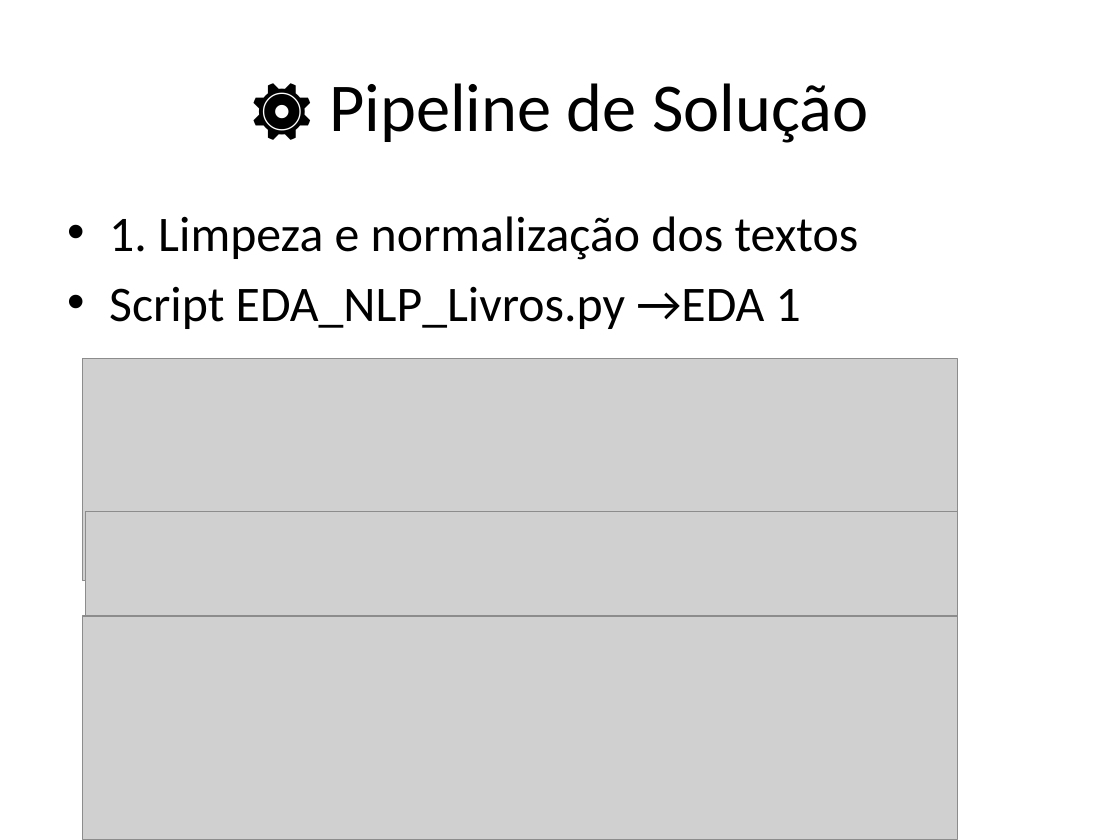
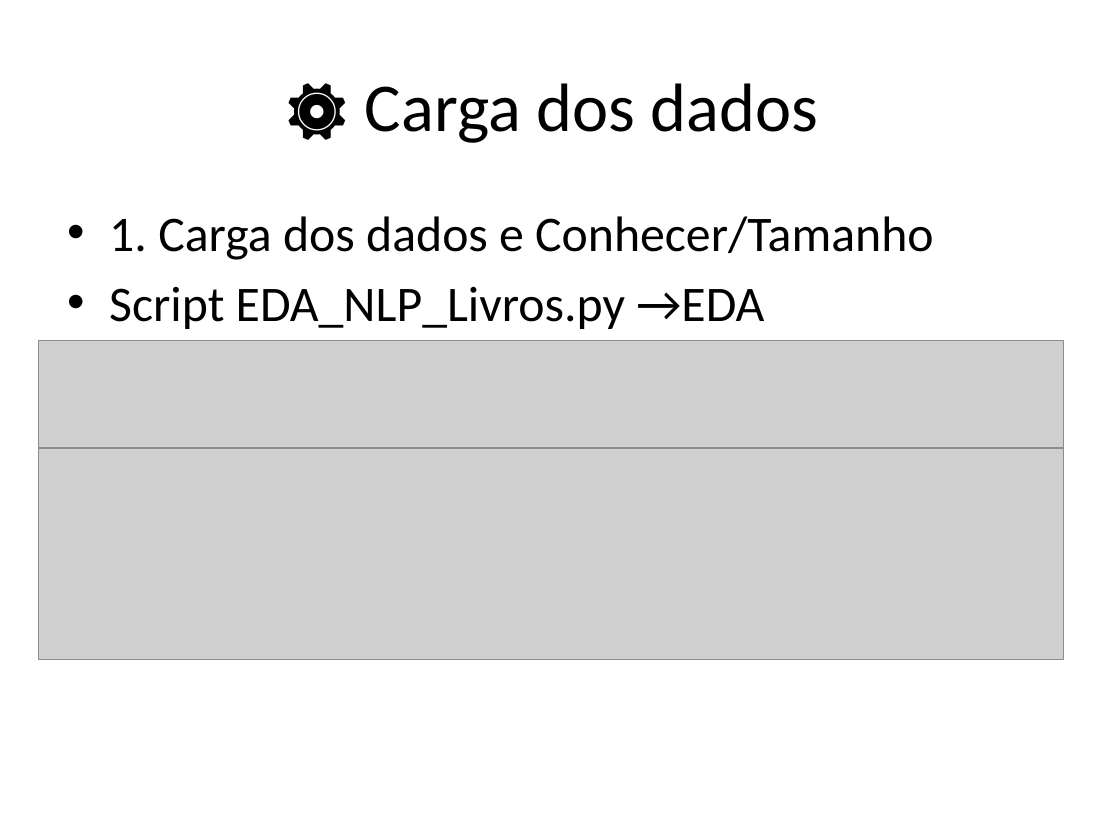
Before and after one commit to agnaldoars/A3Data_Desafio_Livros, a slide deck: slide 4 of Apresentacao_A3Data_Livros.pptx. Drawn at 1120x840 pixels with LibreOffice and Linux fonts; fonts in the diff are those of the drawing; grey boxes stand for pictures. Boxes give left, top, right and bottom in pixels: in the first picture for what was removed or moved away, otherwise in the second. Text is boxed around its words. In the diff, an @@ line names an element or a change of style, - is before the commit and + after.

```diff
--- a/Apresentacao_A3Data_Livros.pptx
+++ b/Apresentacao_A3Data_Livros.pptx
@@ title at box(286, 83, 818, 143): text changed @@
-⚙️ Pipeline de Solução
+⚙️ Carga dos dados
@@ text at box(109, 216, 934, 329): text changed @@
-• 1. Limpeza e normalização dos textos
-• Script EDA_NLP_Livros.py →EDA 1
+• 1. Carga dos dados e Conhecer/Tamanho
+• Script EDA_NLP_Livros.py →EDA
@@ picture: place and size @@
-picture at box(83, 358, 958, 580)
+picture at box(39, 340, 1064, 448)
@@ picture added at box(39, 448, 1064, 660) @@
@@ picture removed at box(85, 512, 956, 626) @@
@@ picture removed at box(83, 616, 958, 840) @@
```
Also in this commit, not shown: 19 other slides changed, 11 slides added, 3 slides removed, 2 other files.
